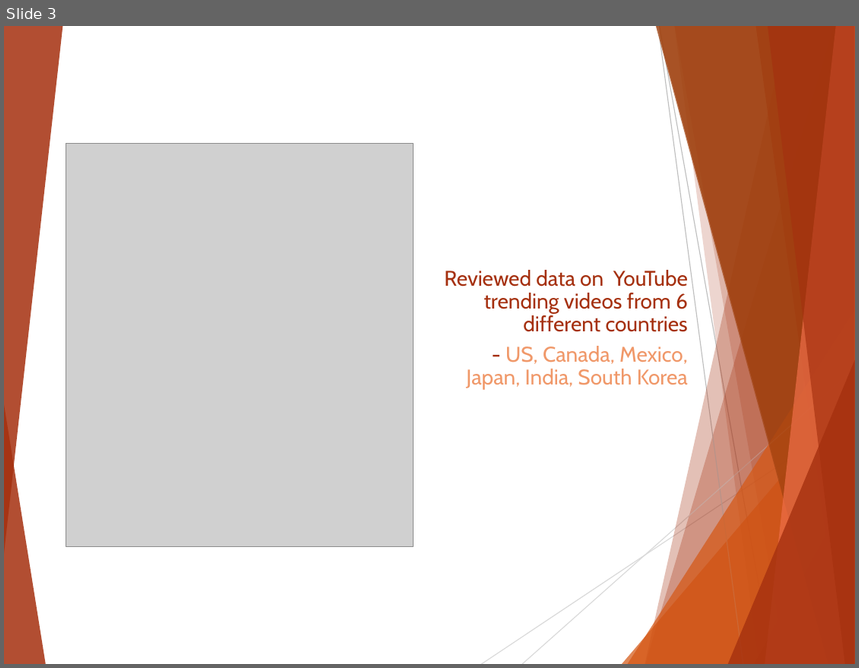
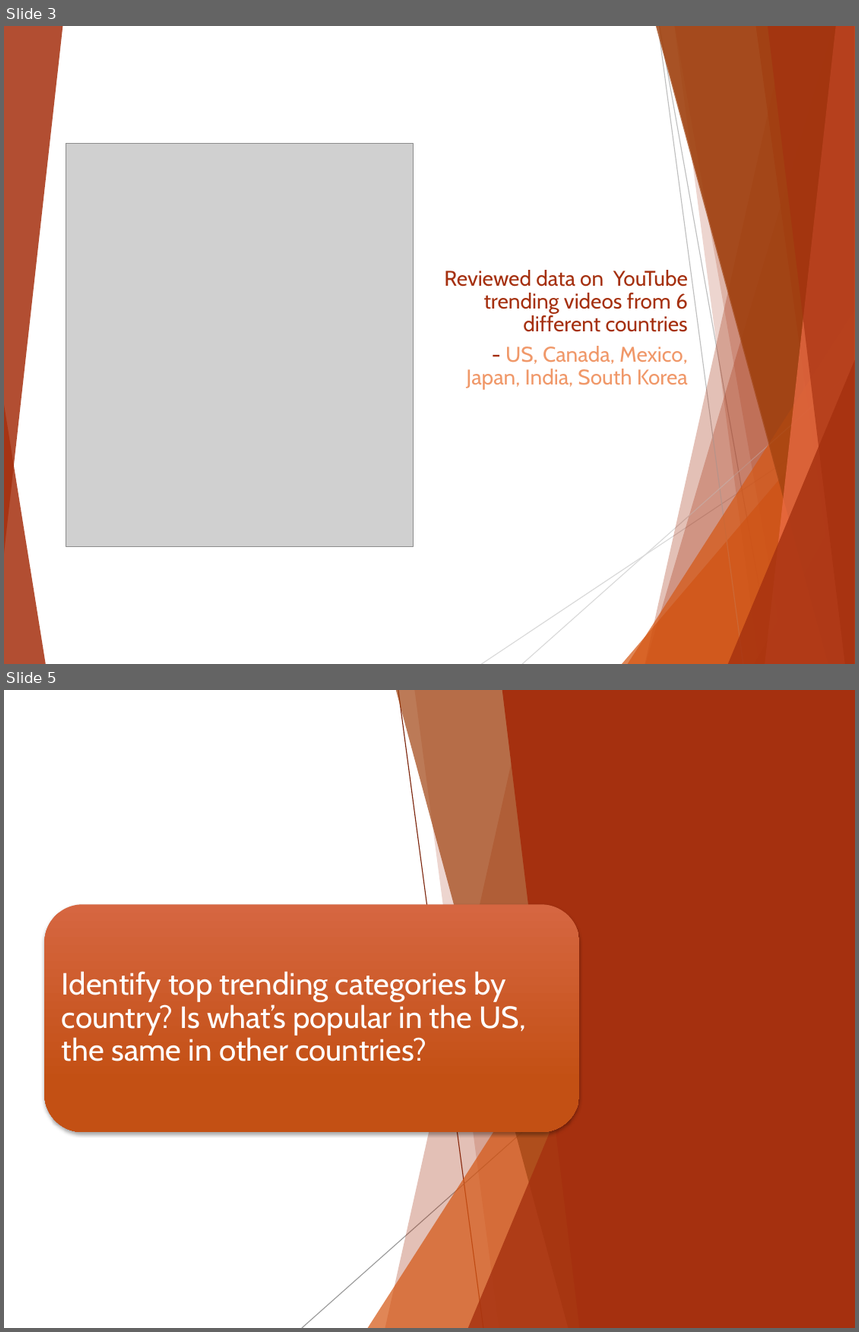
Before and after one commit to wabuge10/Project_One, a slide deck: Project 1 Presentation.pptx. Shown one above the other, each under a label of ours: slide 3 before the commit, slides 3 and 5 after it; the slides between them are not shown. The pictures are 859x668 and 859x1332 pixels, drawn with LibreOffice and Linux fonts; fonts in the diff are those of the drawing; grey boxes stand for pictures. Boxes give left, top, right and bottom in pixels: in the first picture for what was removed or moved away, otherwise in the second. Text is boxed around its words. In the diff, an @@ line names an element or a change of style, - is before the commit and + after.

```diff
--- a/Project 1 Presentation.pptx
+++ b/Project 1 Presentation.pptx
@@ slide 5 added at (x1=4, y1=690, x2=855, y2=1328), background #FFFFFF; not listed: 10 template elements that a slide beside it also shows @@
@@ group added at (x1=4, y1=690, x2=855, y2=1328): 5 freeform shapes, 3 triangles, 2 lines @@
@@ rectangle added at (x1=4, y1=690, x2=855, y2=1328), fill #FFFFFF @@
@@ freeform shape added at (x1=502, y1=690, x2=855, y2=1328), fill #A5300F @@
@@ rounded rectangle added at (x1=45, y1=904, x2=579, y2=1132), fill gradient #D76741 to #C35114 @@
@@ text added at (x1=62, y1=971, x2=526, y2=1062), 26 pt, text #FFFFFF @@
+Identify top trending categories by country? Is what’s popular in the US, the same in other countries?
@@ group added at (x1=302, y1=690, x2=635, y2=1328): 3 freeform shapes, 2 lines, 2 triangles @@
```
Also in this commit, not shown: 3 slides changed, 10 other slides added, 1 slide removed, 2 other files.
